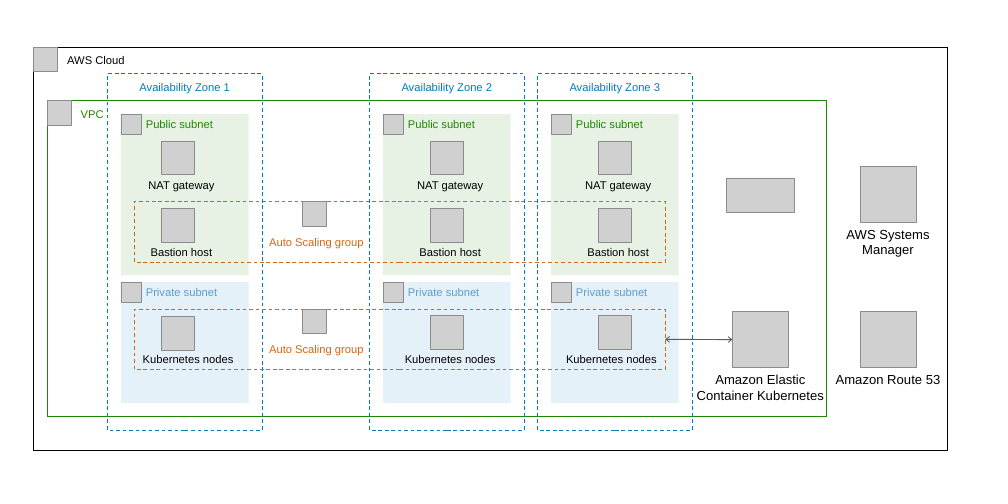
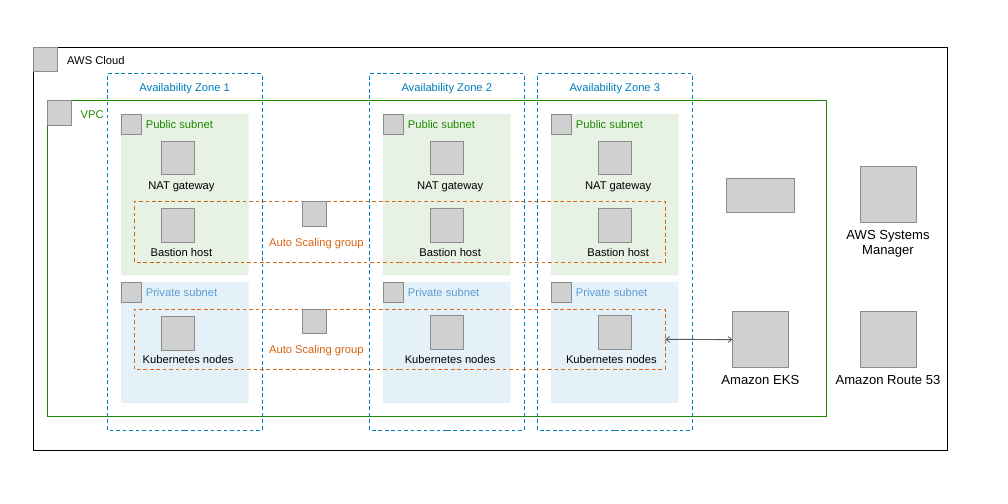
Before and after one commit to seecsea/quickstart-eks-rancher, a slide deck: slide 1 of docs/images/rancher-architecture-diagram.pptx. Drawn at 1008x504 pixels with LibreOffice and Linux fonts; fonts in the diff are those of the drawing; grey boxes stand for pictures. Boxes give left, top, right and bottom in pixels: in the first picture for what was removed or moved away, otherwise in the second. Text is boxed around its words. In the diff, an @@ line names an element or a change of style, - is before the commit and + after.

```diff
--- a/docs/images/rancher-architecture-diagram.pptx
+++ b/docs/images/rancher-architecture-diagram.pptx
@@ text at box(721, 375, 799, 384): text changed @@
-Amazon Elastic
-Container Kubernetes
+Amazon EKS
```
Also in this commit, not shown: 3 other files.
